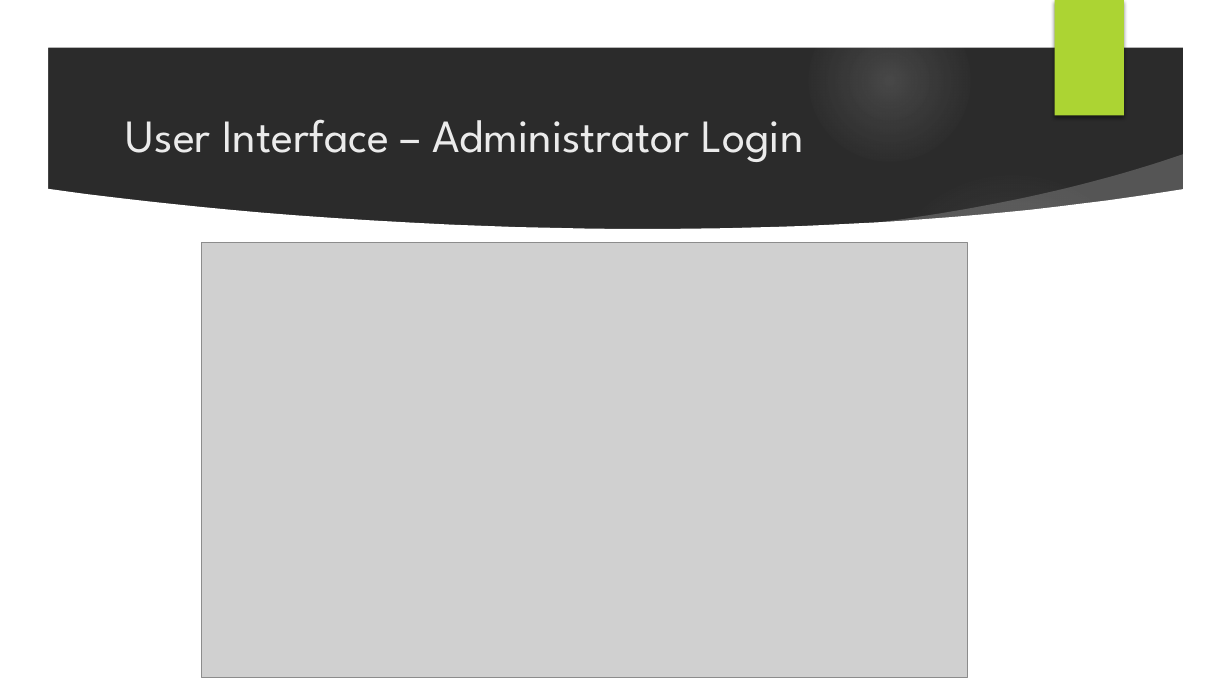
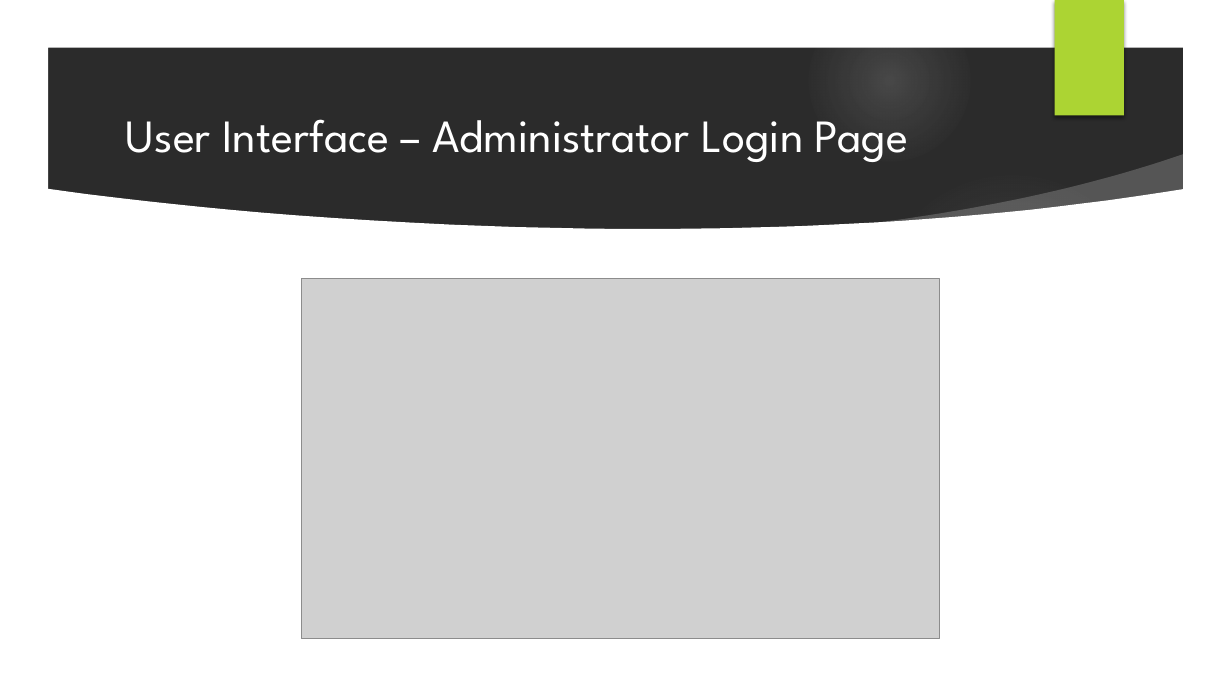
Before and after one commit to Maiux92/ingsw2project, a slide deck: slide 11 of Slides/Project Presentation.pptx. Drawn at 1232x693 pixels with LibreOffice and Linux fonts; fonts in the diff are those of the drawing; grey boxes stand for pictures; background and template pictures are left out; a plain dark background stands for a picture behind light text. Boxes give left, top, right and bottom in pixels: in the first picture for what was removed or moved away, otherwise in the second. Text is boxed around its words. In the diff, an @@ line names an element or a change of style, - is before the commit and + after.

```diff
--- a/Slides/Project Presentation.pptx
+++ b/Slides/Project Presentation.pptx
@@ title at box(126, 119, 908, 162): text changed; text colour #EBEBEB to #FFFFFF @@
-User Interface – Administrator Login
+User Interface – Administrator Login Page
@@ picture: place and size @@
-picture at box(201, 243, 967, 678)
+picture at box(301, 278, 940, 640)
```
Also in this commit, not shown: 54 other slides changed, 3 slides added, 3 slides removed, 2 other files.
